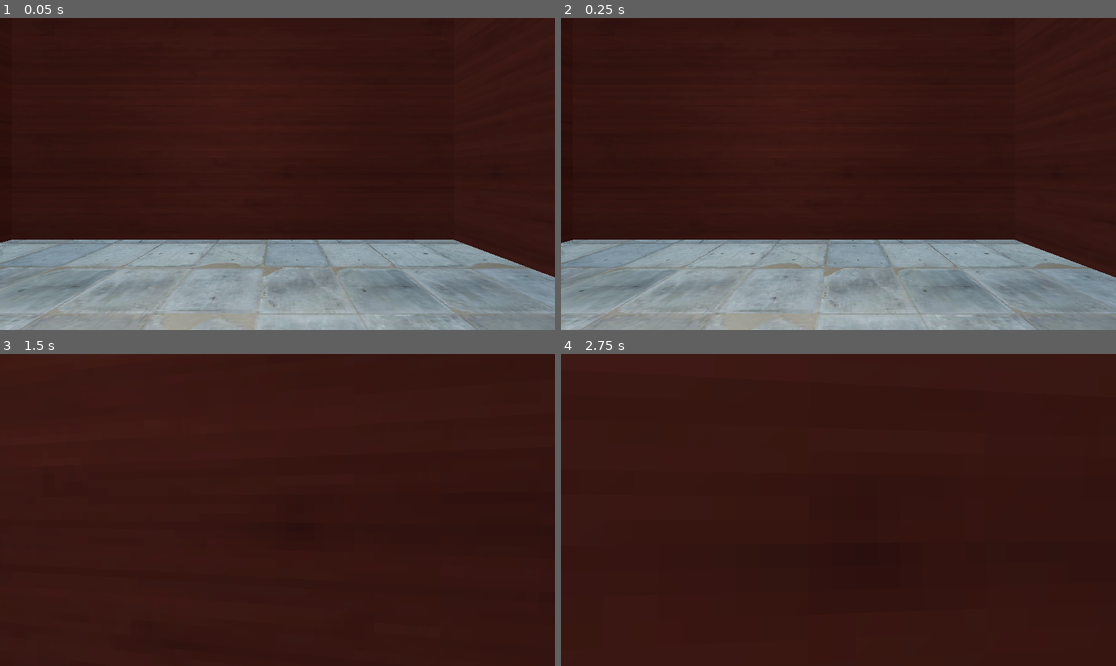
Above: before the commit, frames 1-4 (two rows, left to right).
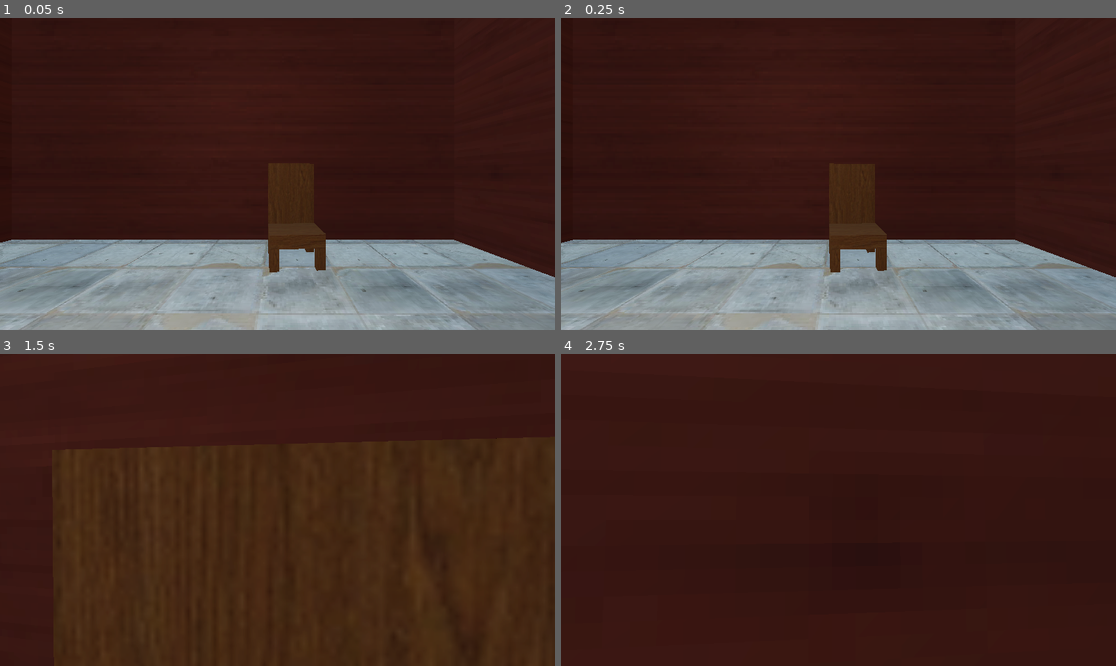
Above: after the commit, the same moments.

Repository: JacobMillner/godot-sandbox
Game: Godot game, scene res://Maps/level_1.tscn
The game is run twice, just before and just after one commit, with the same random seed, the same clock (stepped at 60 frames per second) and the same inputs.
Inputs (mouse positions are in pixels of both pictures, inside the frame that each line leads up to):
- Up to frame 1 (0.05 s): no input
- Up to frame 2 (0.25 s): no input
- Up to frame 3 (1.5 s): move the mouse to (305, 510) at 0.52 s; hold Up (ui_up) from 0.53 s (still down); tap E (interact) at 0.6 s; tap Space (jump) at 0.77 s; move the mouse to (249, 510) at 1.27 s; tap Shift (run) at 1.35 s
- Up to frame 4 (2.75 s): keep holding Up (ui_up); tap Space (jump) at 1.52 s; tap Enter at 2 s; move the mouse to (849, 503) at 2.02 s; tap E (interact) at 2.1 s

The runs differ from the first frame. In frame 1, 1.1% of the frame differs, in the area x 48-59%, y 46-82%; in frame 2, 1.1%; in frame 3, 7.3%, in the area x 9-100%, y 26-100%; in frame 4, nothing differs.

Commit message:
CHAIR

Diff:
--- a/HorrorGame/Maps/level_1.tscn
+++ b/HorrorGame/Maps/level_1.tscn
@@ -6,6 +6,7 @@
 [ext_resource type="Material" uid="uid://b1sunaatg4n6u" path="res://Assets/Materials/wood_1.tres" id="3_nbmc7"]
 [ext_resource type="PackedScene" uid="uid://bguofu6vr6k28" path="res://Interactables/cube_interactable.tscn" id="3_nsrrb"]
 [ext_resource type="PackedScene" uid="uid://b85jyytt1siav" path="res://Assets/MyModels/bed.glb" id="6_j1a4m"]
+[ext_resource type="PackedScene" uid="uid://0is2u4dalstq" path="res://Assets/MyModels/chair.gltf" id="7_dfomt"]
 
 [sub_resource type="ProceduralSkyMaterial" id="ProceduralSkyMaterial_cd0k4"]
 sky_horizon_color = Color(0.64625, 0.65575, 0.67075, 1)
@@ -274,4 +275,11 @@
 omni_range = 6.618
 omni_attenuation = 1.18921
 
+[node name="chair" parent="." instance=ExtResource("7_dfomt")]
+transform = Transform3D(0.5, 0, 0, 0, 0.5, 0, 0, 0, 0.5, -15.6793, 0.0484135, -2.2956)
+
+[node name="Chair" parent="chair" index="0"]
+transform = Transform3D(-0.0704355, 0, 0.997516, 0, 1, 0, -0.997516, 0, -0.0704355, 0, 1.06112, -3.5992)
+
 [editable path="bed"]
+[editable path="chair"]
Not shown, added: HorrorGame/Assets/MyModels/chair.gltf
Not shown, added: HorrorGame/Assets/MyModels/chair.gltf.import
Binary file added: HorrorGame/Assets/MyModels/chair_wood-seamless.png
Not shown, added: HorrorGame/Assets/MyModels/chair_wood-seamless.png.import
Not shown: 1 places in HorrorGame/Maps/level_1.tscn that only renumber resources
